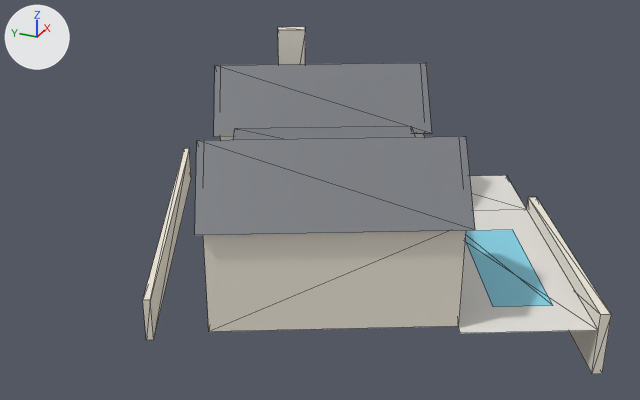
Two versions of the glTF model data/3d/house_massing.glb, one commit apart.
Camera for both pictures: a camera (50 mm lens) standing at (73.5, -147.8, 184.8) and looking at (121.2, -126.4, 160.9). The lights are fixed; the arrows at upper left show +X, +Y and +Z. The first picture is the older version. Mesh edges are drawn as thin lines. Vertices at exactly the same position are counted once.

The scene before the commit, as lines of its bpy script (objects in view):
```python
me_geometry_0 = bpy.data.meshes.new('geometry_0')
me_geometry_0.from_pydata(...)  # 105 vertices, 104 faces; spans x 107.3..138.5, y -145.2..-112.1, z 154.5..169.2
me_geometry_0.materials.append(mat_defaultmaterial)
ob_geometry_0 = bpy.data.objects.new('geometry_0', me_geometry_0)
ob_geometry_0.location = (0.0, 0.0, 0.0)
```
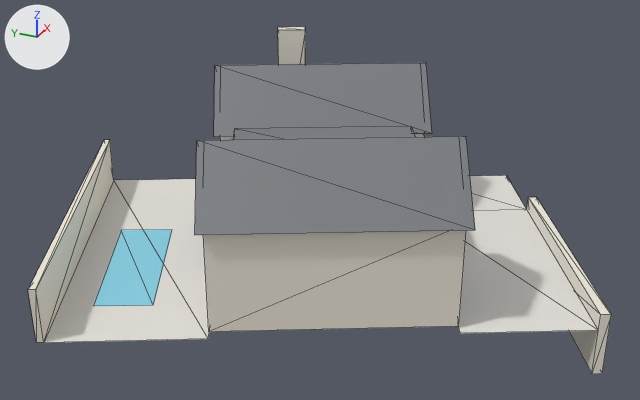
What the commit changed:
me_geometry_0 is used by ob_geometry_0; location (0.0, 0.0, 0.0).
me_geometry_0 had 105 vertices, 104 faces and spanned x 107.3..138.5, y -145.2..-112.1, z 154.5..169.2.
me_geometry_0 now has 111 vertices, 108 faces and spans x 104.6..138.5, y -145.2..-106.7, z 154.5..169.2.
me_geometry_0 part 1: the loose piece of 4 vertices spanning x 118.5..129.1, y -141.9..-134.2, z 157.5 is moved by (-9.6, 21.4, 0.0).
Part 2, on me_geometry_0:
6 vertices are removed from x 107.3..127.7, y -122.2..-112.1, z 157.4..160.0.
10 faces are deleted.
2 vertices move from x 107.4, y -122.5, z 157.4..160.0 to x 104.8..108.8, y -125.2..-117.1, z 157.4.
12 vertices are added at x 104.6..129.0, y -122.7..-106.7, z 157.4..163.8.
14 new faces join them.

Location of each change, [x1, y1, x2, y2] in pixels of the pictures (640 x 400 px; the box of a moved part takes in the faces that stretch with it):
'geometry_0', reshaped (25% wider)
    before: [143, 27, 611, 374]
    after: [28, 27, 611, 374]
part 1 of me_geometry_0, moved or reshaped
    before: [465, 230, 553, 307]
    after: [94, 230, 172, 306]
part 2 of me_geometry_0, moved or reshaped
    before: [143, 148, 191, 340]
    after: [28, 140, 209, 343]
